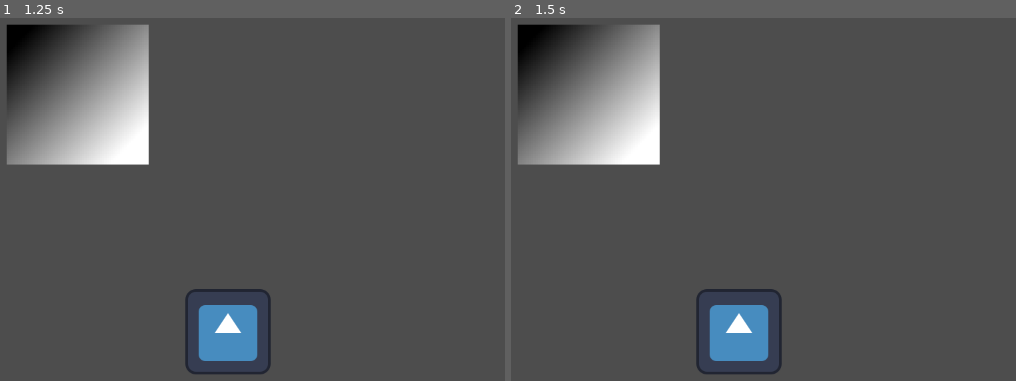
Above: before the commit, frames 1-2 (left to right).
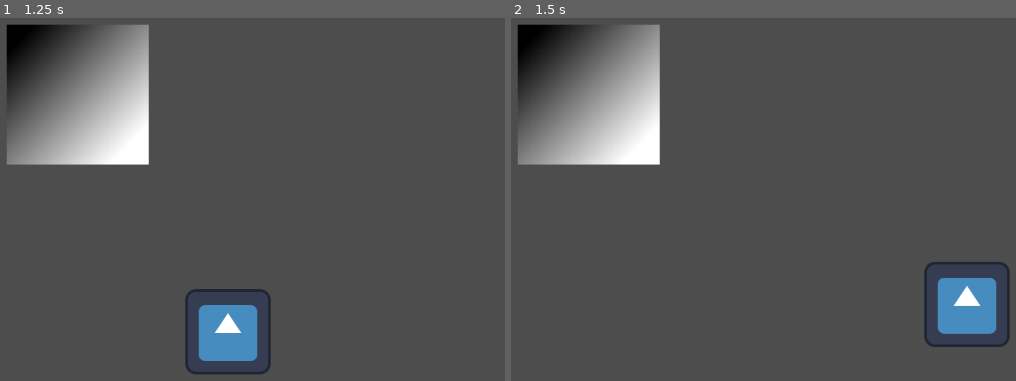
Above: after the commit, the same moments.

Repository: uotlaf/laughteller
Game: Godot game, scene res://Scenes/test.tscn
Same seed, same stepped clock (60 frames per second), same inputs: the game is played once before the commit and once after it. Before the commit the project has no main scene; this scene is started directly in both runs. The engine's default icon, where the game draws it, is replaced by a stand-in: a white triangle on a blue panel in a dark square.
Inputs (mouse positions are in pixels of both pictures, inside the frame that each line leads up to):
- Up to frame 1 (1.25 s): tap Enter at 0.5 s; move the mouse to (227, 330) at 0.52 s; press the mouse at (227, 330) at 0.53 s
- Up to frame 2 (1.5 s): tap Space at 1.25 s; move the mouse to (965, 304) at 1.27 s; release the mouse at (965, 304) at 1.28 s; click (965, 304) at 1.35 s

Frame 1 is identical in both runs. In frame 2, 4.6% of the frame differs, in the area x 36-99%, y 67-99%.

Commit message:
Script de hold do mouse refatorado

Diff:
--- a/Scenes/main_peace.tscn
+++ b/Scenes/main_peace.tscn
@@ -28,5 +28,6 @@
 [node name="CollisionShape2D" type="CollisionShape2D" parent="Area2D"]
 shape = SubResource("RectangleShape2D_t5jif")
 
+[connection signal="input_event" from="Area2D" to="." method="_on_area_2d_input_event"]
 [connection signal="mouse_entered" from="Area2D" to="." method="mouse_ent"]
 [connection signal="mouse_exited" from="Area2D" to="." method="mouse_ext"]
--- a/Scripts/main_peace.gd
+++ b/Scripts/main_peace.gd
@@ -2,16 +2,12 @@
 
 class_name Main_Peace
 
-var mouse_on: bool = false
+var hold: bool = false
 
 func _physics_process(_delta: float):
-	if Input.is_action_pressed("ui_left_mouse"):
-		if mouse_on:
-			global_position = get_global_mouse_position()
+	if hold:
+		global_position = get_global_mouse_position()
 
-
-func mouse_ent():
-	mouse_on = true
-
-func mouse_ext():
-	mouse_on = false
+func _on_area_2d_input_event(viewport, event, shape_idx):
+	if event is InputEventMouseButton and event.button_index == MOUSE_BUTTON_LEFT:
+		hold = event.is_pressed()
--- a/project.godot
+++ b/project.godot
@@ -11,6 +11,7 @@
 [application]
 
 config/name="GGJ2023"
+run/main_scene="res://Scenes/main_peace.tscn"
 config/features=PackedStringArray("4.2", "GL Compatibility")
 config/icon="res://Assets/icon.svg"
 
Not shown: 1 places in Scenes/menu.tscn that only renumber resources
